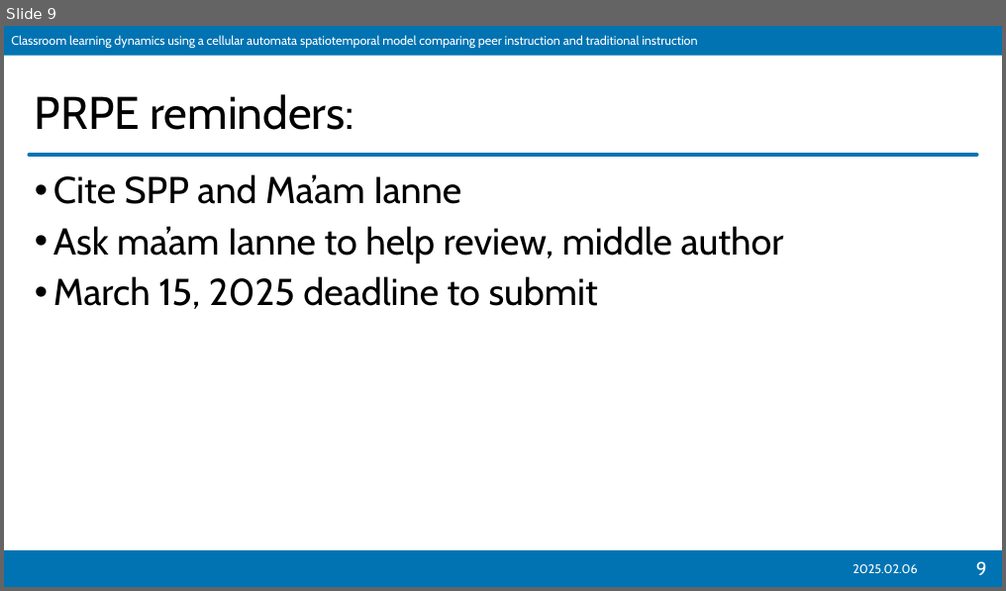
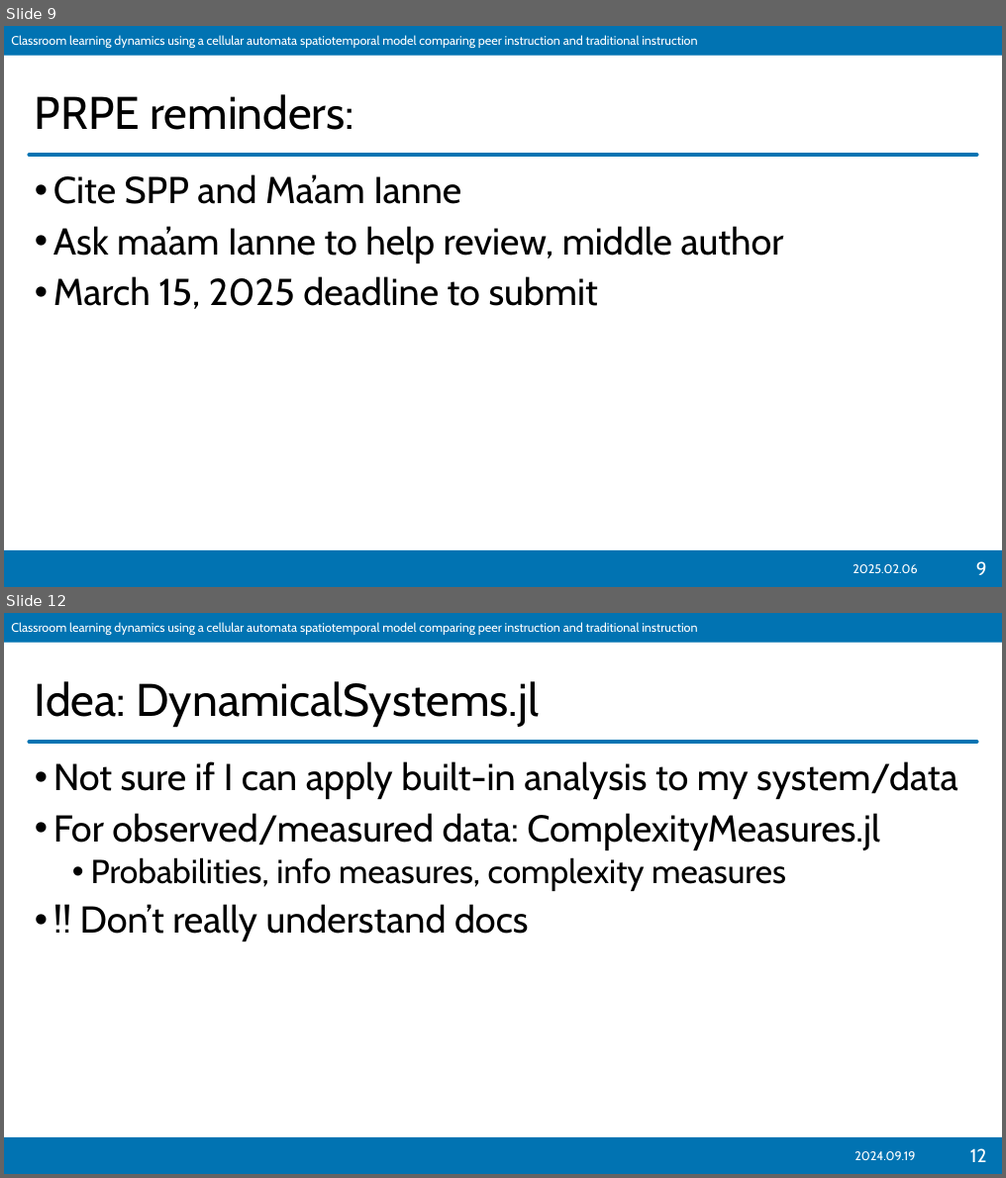
Before and after one commit to ioakimsy/BS-Thesis, a slide deck: documents/202425s2-RM-Slides-Sy.pptx. Shown one above the other, each under a label of ours: slide 9 before the commit, slides 9 and 12 after it; the slides between them are not shown. The pictures are 1006x591 and 1006x1178 pixels, drawn with LibreOffice and Linux fonts; fonts in the diff are those of the drawing; background and template pictures are left out. Boxes give left, top, right and bottom in pixels: in the first picture for what was removed or moved away, otherwise in the second. Text is boxed around its words. In the diff, an @@ line names an element or a change of style, - is before the commit and + after.

```diff
--- a/documents/202425s2-RM-Slides-Sy.pptx
+++ b/documents/202425s2-RM-Slides-Sy.pptx
@@ slide 12 added at [4,613,1002,1174], background #FFFFFF; not listed: 3 template elements that a slide beside it also shows @@
@@ title added at [35,681,539,727], 44 pt, text #000000 @@
+Idea: DynamicalSystems.jl
@@ text added at [54,761,957,942], 36 pt, text #000000 @@
+• Not sure if I can apply built-in analysis to my system/data
+• For observed/measured data: ComplexityMeasures.jl
+  • Probabilities, info measures, complexity measures
+• !! Don’t really understand docs
@@ text added at [854,1152,915,1160], 12 pt, text #FFFFFF @@
+2024.09.19
@@ page number added at [970,1149,987,1162], 18 pt, text #FFFFFF @@
+12
```
Also in this commit, not shown: 3 other slides added, 2 other files.
